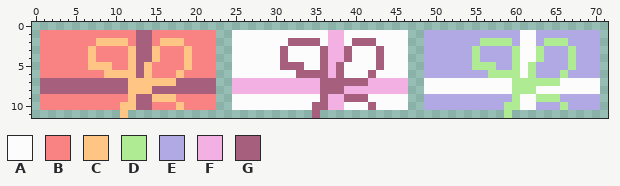
One commit to this sprite sheet: assets/art/Presents/2x1Present.png. The picture above is the old version.
The file is 72x12 pixels.
Palette (. is transparent): A #fcfcfc  B #f98282  C #ffc584  D #aeeb93  E #b1a9e4  F #f3b0e3  G #a6607d
Pixels before, first column x 1:
 1 BBBBBBBBBBBBGGBBBBBBBB..AAAAAAAAAAAAFFAAAAAAAA..EEEEEEEEEEEEAAEEEEEEEE
 2 BBBBBBBCCCCBGGBCCCBBBB..AAAAAAAGGGGAFFAGGGAAAA..EEEEEEEDDDDEAAEDDDEEEE
 3 BBBBBBCBBBBCGGCBBBCBBB..AAAAAAGAAAAGFFGAAAGAAA..EEEEEEDEEEEDAADEEEDEEE
 4 BBBBBBCBBBBCGGCBBBCBBB..AAAAAAGAAAAGFFGAAAGAAA..EEEEEEDEEEEDAADEEEDEEE
 5 BBBBBBCCCBBCGCBBBBCBBB..AAAAAAGGGAAGFGAAAAGAAA..EEEEEEDDDEEDADEEEEDEEE
 6 BBBBBBBBCCCCGCBBBCBBBB..AAAAAAAAGGGGFGAAAGAAAA..EEEEEEEEDDDDADEEEDEEEE
 7 GGGGGGGGGGGCCCCCCGGGGG..FFFFFFFFFFFGGGGGGFFFFF..AAAAAAAAAAADDDDDDAAAAA
 8 GGGGGGGGGGGCCCGGGGGGGG..FFFFFFFFFFFGGGFFFFFFFF..AAAAAAAAAAADDDAAAAAAAA
 9 BBBBBBBBBBBCGGCCCBBBBB..AAAAAAAAAAAGFFGGGAAAAA..EEEEEEEEEEEDAADDDEEEEE
10 BBBBBBBBBBCCGGBBBCBBBB..AAAAAAAAAAGGFFAAAGAAAA..EEEEEEEEEEDDAAEEEDEEEE
11 ..........C.......................G.......................D...........
New version:
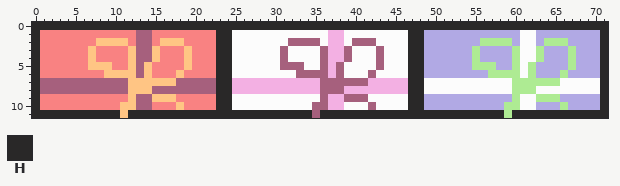
Colours new in this view: H #292828
Difference:
The edit adds colour H in row 0 at x 0 to 71; in rows 1 to 10 at x 0, 23 to 24, 47 to 48 and 71; in row 11 at x 0 to 10, 12 to 34, 36 to 58 and 60 to 71.
Boxes around the changes in both pictures, in picture pixels (x1, y1, x2, y2):
added: (32, 22, 608, 118)
